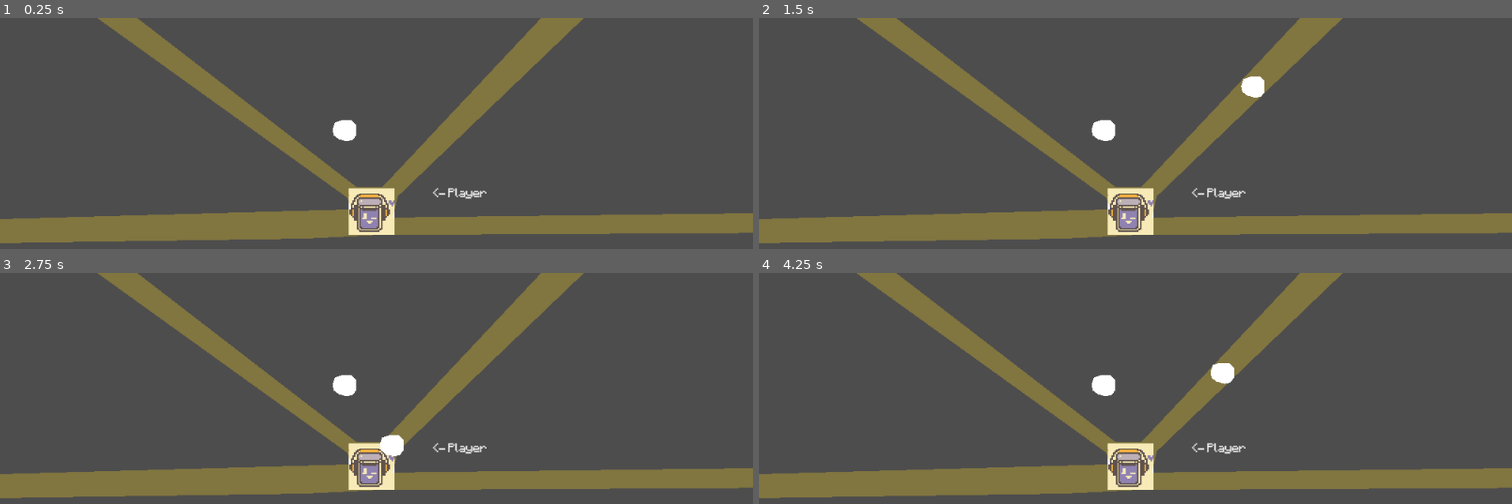
Above: before the commit, frames 1-4 (two rows, left to right).
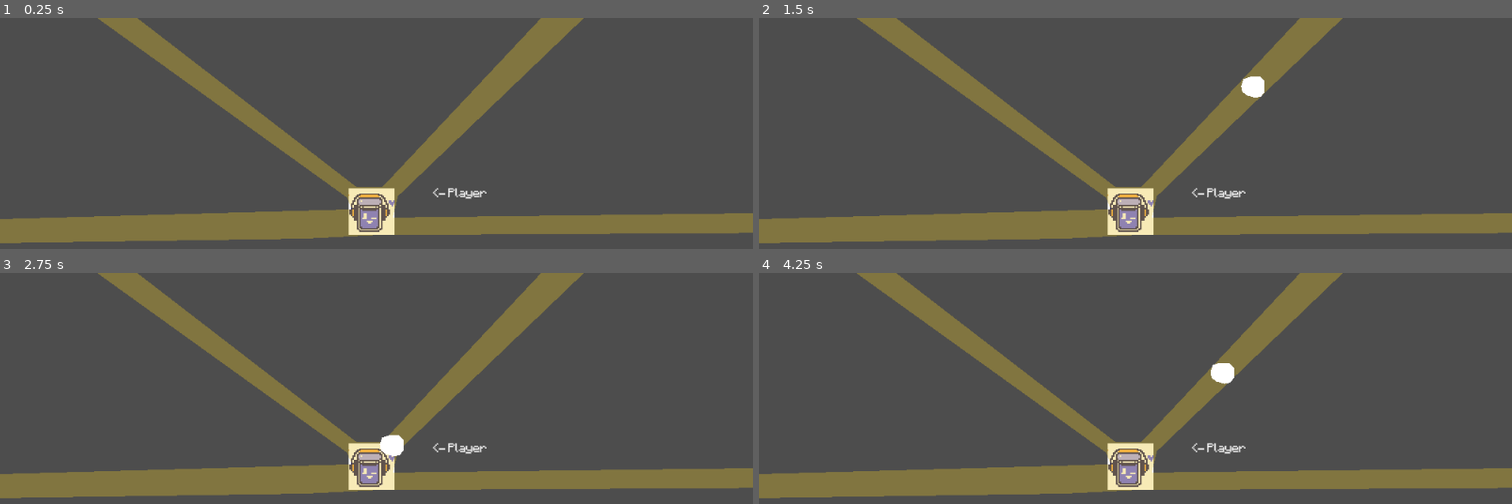
Above: after the commit, the same moments.

Repository: TrueHopolok/gj_flow
Game: Godot game, scene res://scenes/gameplay/gameplay.tscn
The game is run twice, just before and just after one commit, with the same random seed, the same clock (stepped at 60 frames per second) and the same inputs. The project has no main scene, so this scene is started directly.
Inputs:
- Up to frame 1 (0.25 s): no input
- Up to frame 2 (1.5 s): tap Enter at 0.5 s
- Up to frame 3 (2.75 s): no input
- Up to frame 4 (4.25 s): no input

The runs differ from the first frame. In frame 1, 0.3% of the frame differs, in the area x 44-48%, y 43-54%; in frame 2, 0.3%; in frame 3, 0.3%; in frame 4, 0.3%.

Commit message:
implement remaining note paths

Diff:
--- a/scenes/gameplay/gameplay.tscn
+++ b/scenes/gameplay/gameplay.tscn
@@ -3,8 +3,7 @@
 [ext_resource type="PackedScene" uid="uid://b4q8luyciuacn" path="res://scenes/game_manager/game_manager.tscn" id="1_elxb5"]
 [ext_resource type="Script" uid="uid://dio0r5t4jjjgr" path="res://scenes/gameplay/gameplay.gd" id="1_q64rj"]
 [ext_resource type="Texture2D" uid="uid://6kokviu1djnn" path="res://icon.png" id="2_x0t60"]
-[ext_resource type="Script" uid="uid://blfhl8lut35ky" path="res://scenes/note_path/note_path.gd" id="3_2p25t"]
-[ext_resource type="PackedScene" uid="uid://oljvrk8odh5a" path="res://scenes/note/note.tscn" id="4_m3hu3"]
+[ext_resource type="PackedScene" uid="uid://bfy7ipsv3r2af" path="res://scenes/note_path/note_path.tscn" id="4_q64rj"]
 
 [node name="Gameplay" type="Node2D" unique_id=1973063514]
 script = ExtResource("1_q64rj")
@@ -29,14 +28,37 @@
 color = Color(0.90600294, 0.7644726, 0.15930474, 0.34117648)
 polygon = PackedVector2Array(260, 188, -16, 192, -23, 172, 299, 163, 295, 153, 59, -17, 70, -36, 303, 144, 325, 144, 489, -31, 514, -17, 338, 152, 334, 170, 663, 166, 662, 183, 319, 185)
 
-[node name="NotePath" type="Node2D" parent="." unique_id=1542614894]
-script = ExtResource("3_2p25t")
+[node name="NotePath" parent="." unique_id=178813084 instance=ExtResource("4_q64rj")]
 
-[node name="Begin" type="Node2D" parent="NotePath" unique_id=293968319]
+[node name="Begin" type="Node2D" parent="NotePath" unique_id=1653217776]
 position = Vector2(525, -47)
 
-[node name="End" type="Node2D" parent="NotePath" unique_id=2041314146]
+[node name="End" type="Node2D" parent="NotePath" unique_id=1721330883]
 position = Vector2(316.45313, 164.88281)
 
-[node name="Note" parent="." unique_id=1064070850 instance=ExtResource("4_m3hu3")]
-position = Vector2(293.63657, 96.073364)
+[node name="NotePath2" parent="." unique_id=1389458643 instance=ExtResource("4_q64rj")]
+position = Vector2(-185, -26)
+
+[node name="Begin" type="Node2D" parent="NotePath2" unique_id=871013078]
+position = Vector2(238, -5)
+
+[node name="End" type="Node2D" parent="NotePath2" unique_id=1551811618]
+position = Vector2(492, 179)
+
+[node name="NotePath3" parent="." unique_id=1396859580 instance=ExtResource("4_q64rj")]
+position = Vector2(-185, -26)
+
+[node name="Begin" type="Node2D" parent="NotePath3" unique_id=750047591]
+position = Vector2(862, 204)
+
+[node name="End" type="Node2D" parent="NotePath3" unique_id=1800098628]
+position = Vector2(513.90533, 199.60953)
+
+[node name="NotePath4" parent="." unique_id=263513390 instance=ExtResource("4_q64rj")]
+position = Vector2(-185, -26)
+
+[node name="Begin" type="Node2D" parent="NotePath4" unique_id=1322360622]
+position = Vector2(161.84787, 204.19125)
+
+[node name="End" type="Node2D" parent="NotePath4" unique_id=549396061]
+position = Vector2(488.23175, 200.99448)
--- /dev/null
+++ b/scenes/note_path/note_path.tscn
@@ -0,0 +1,6 @@
+[gd_scene format=3 uid="uid://bfy7ipsv3r2af"]
+
+[ext_resource type="Script" uid="uid://blfhl8lut35ky" path="res://scenes/note_path/note_path.gd" id="1_3vh7s"]
+
+[node name="NotePath" type="Node2D" unique_id=178813084]
+script = ExtResource("1_3vh7s")
